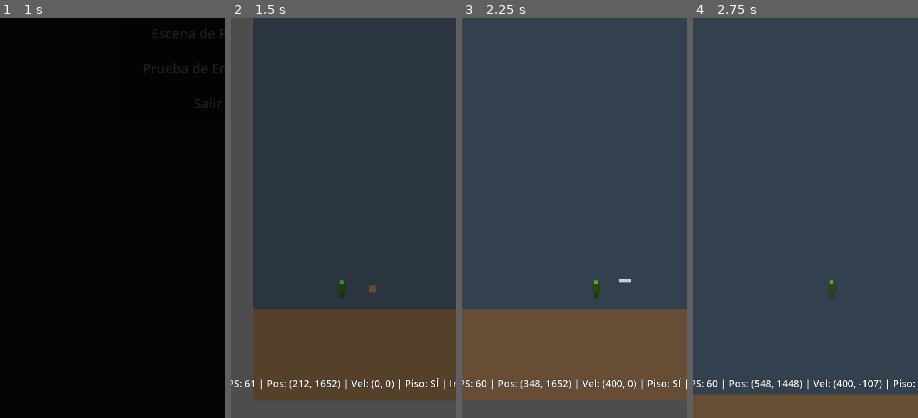
Above: before the commit, frames 1-4 (left to right).
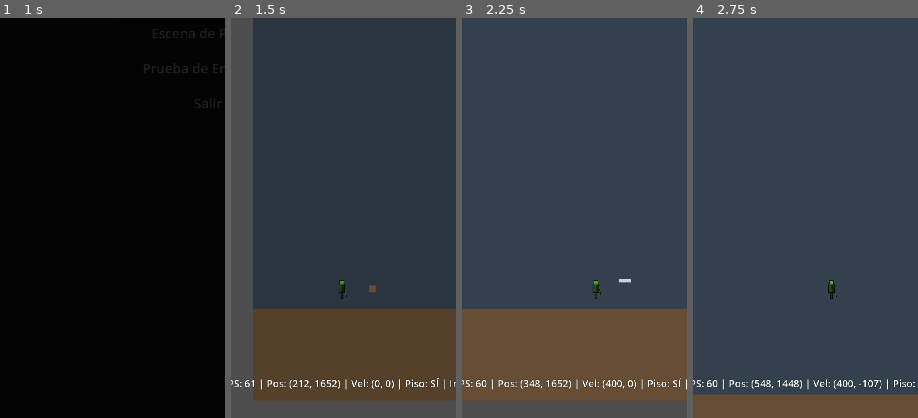
Above: after the commit, the same moments.

Repository: juanrafernandez/pilgrim
Game: Godot game, scene res://scenes/main/main_menu.tscn
Same seed, same stepped clock (60 frames per second), same inputs: the game is played once before the commit and once after it.
Inputs:
- Up to frame 1 (1 s): click "Nuevo Juego" at 0.5 s
- Up to frame 2 (1.5 s): tap Enter (ui_accept) at 1.25 s; hold Right (move_right) from 1.28 s (still down); tap S (attack) at 1.35 s
- Up to frame 3 (2.25 s): keep holding Right (move_right); tap A (jump) at 1.52 s; tap W (special) at 2.1 s
- Up to frame 4 (2.75 s): keep holding Right (move_right); tap A (jump) at 2.27 s
The pictures show only the part of the screen within x 4-54%, y 50-100%; the shares and areas given below are measured in that part.

Frame 1 is identical in both runs. In frame 2, less than 0.1% of the frame differs, in the area x 47-52%, y 65-71%; in frame 3, less than 0.1%; in frame 4, less than 0.1%, in the area x 60-64%, y 65-71%.

Commit message:
feat: integrate animated sprites into player and wolf entities
Replace static Sprite2D with AnimatedSprite2D for both player and wolf:

Player Changes:
- Convert player.tscn to use AnimatedSprite2D
- Add SpriteFrames resource with 2 animations:
  - "walk": 4 frames @ 8fps (pilgrim_walk_1-4)
  - "idle": 1 frame @ 5fps (pilgrim_walk_1)
- Update player.gd: Sprite2D -> AnimatedSprite2D
- Add animation control in state_walk.gd and state_idle.gd
  - Walk state plays "walk" animation on enter
  - Idle state plays "idle" animation on enter

Wolf Changes:
- Convert enemy_wolf.tscn to use AnimatedSprite2D
- Add SpriteFrames resource with 2 animations:
  - "walk": 4 frames @ 10fps (wolf_walk_1-4)
  - "idle": 1 frame @ 5fps (wolf_walk_1)
- Update enemy.gd: Sprite2D -> AnimatedSprite2D base class
- Auto-play "walk" animation (wolves always patrol/chase)

Result:
- Player now has smooth 4-frame walk cycle
- Wolves have animated gait when moving
- Both characters use professional pixel art sprites
- Animations loop continuously

Next steps:
- Add attack/jump/hurt animations
- Integrate improved backgrounds with parallax
- Replace ground/platform ColorRects with tilesets

Diff:
--- a/scenes/characters/player.tscn
+++ b/scenes/characters/player.tscn
@@ -11,7 +11,38 @@
 [ext_resource type="Script" path="res://scripts/player/states/state_hurt.gd" id="9_hurt"]
 [ext_resource type="Script" path="res://scripts/player/states/state_block.gd" id="10_block"]
 [ext_resource type="Script" path="res://scripts/player/states/state_crouch.gd" id="11_crouch"]
-[ext_resource type="Texture2D" path="res://assets/sprites/characters/player.png" id="12_sprite"]
+[ext_resource type="Texture2D" path="res://assets/sprites/characters/animations/pilgrim_walk_1.png" id="12_walk1"]
+[ext_resource type="Texture2D" path="res://assets/sprites/characters/animations/pilgrim_walk_2.png" id="13_walk2"]
+[ext_resource type="Texture2D" path="res://assets/sprites/characters/animations/pilgrim_walk_3.png" id="14_walk3"]
+[ext_resource type="Texture2D" path="res://assets/sprites/characters/animations/pilgrim_walk_4.png" id="15_walk4"]
+
+[sub_resource type="SpriteFrames" id="SpriteFrames_player"]
+animations = [{
+"frames": [{
+"duration": 1.0,
+"texture": ExtResource("12_walk1")
+}, {
+"duration": 1.0,
+"texture": ExtResource("13_walk2")
+}, {
+"duration": 1.0,
+"texture": ExtResource("14_walk3")
+}, {
+"duration": 1.0,
+"texture": ExtResource("15_walk4")
+}],
+"loop": true,
+"name": &"walk",
+"speed": 8.0
+}, {
+"frames": [{
+"duration": 1.0,
+"texture": ExtResource("12_walk1")
+}],
+"loop": true,
+"name": &"idle",
+"speed": 5.0
+}]
 
 [sub_resource type="RectangleShape2D" id="RectangleShape2D_player"]
 size = Vector2(64, 96)
@@ -21,9 +52,10 @@
 collision_mask = 2
 script = ExtResource("1_player")
 
-[node name="Sprite" type="Sprite2D" parent="."]
-texture = ExtResource("12_sprite")
-offset = Vector2(0, 0)
+[node name="Sprite" type="AnimatedSprite2D" parent="."]
+sprite_frames = SubResource("SpriteFrames_player")
+animation = &"idle"
+autoplay = "idle"
 
 [node name="CollisionShape2D" type="CollisionShape2D" parent="."]
 shape = SubResource("RectangleShape2D_player")
--- a/scenes/enemies/enemy_wolf.tscn
+++ b/scenes/enemies/enemy_wolf.tscn
@@ -1,7 +1,38 @@
-[gd_scene load_steps=4 format=3 uid="uid://wolf123456"]
+[gd_scene load_steps=8 format=3 uid="uid://wolf123456"]
 
 [ext_resource type="Script" path="res://scripts/enemies/enemy_wolf.gd" id="1_wolf"]
-[ext_resource type="Texture2D" path="res://assets/sprites/enemies/wolf.png" id="2_sprite"]
+[ext_resource type="Texture2D" path="res://assets/sprites/enemies/animations/wolf_walk_1.png" id="2_walk1"]
+[ext_resource type="Texture2D" path="res://assets/sprites/enemies/animations/wolf_walk_2.png" id="3_walk2"]
+[ext_resource type="Texture2D" path="res://assets/sprites/enemies/animations/wolf_walk_3.png" id="4_walk3"]
+[ext_resource type="Texture2D" path="res://assets/sprites/enemies/animations/wolf_walk_4.png" id="5_walk4"]
+
+[sub_resource type="SpriteFrames" id="SpriteFrames_wolf"]
+animations = [{
+"frames": [{
+"duration": 1.0,
+"texture": ExtResource("2_walk1")
+}],
+"loop": true,
+"name": &"idle",
+"speed": 5.0
+}, {
+"frames": [{
+"duration": 1.0,
+"texture": ExtResource("2_walk1")
+}, {
+"duration": 1.0,
+"texture": ExtResource("3_walk2")
+}, {
+"duration": 1.0,
+"texture": ExtResource("4_walk3")
+}, {
+"duration": 1.0,
+"texture": ExtResource("5_walk4")
+}],
+"loop": true,
+"name": &"walk",
+"speed": 10.0
+}]
 
 [sub_resource type="RectangleShape2D" id="RectangleShape2D_wolf"]
 size = Vector2(70, 50)
@@ -14,9 +45,10 @@
 collision_mask = 3
 script = ExtResource("1_wolf")
 
-[node name="Sprite" type="Sprite2D" parent="."]
-texture = ExtResource("2_sprite")
-offset = Vector2(0, 0)
+[node name="Sprite" type="AnimatedSprite2D" parent="."]
+sprite_frames = SubResource("SpriteFrames_wolf")
+animation = &"walk"
+autoplay = "walk"
 
 [node name="CollisionShape2D" type="CollisionShape2D" parent="."]
 shape = SubResource("RectangleShape2D_wolf")
--- a/scripts/enemies/enemy.gd
+++ b/scripts/enemies/enemy.gd
@@ -59,7 +59,7 @@
 var attack_timer: float = 0.0
 
 # Nodes (to be set by child classes or scene)
-@onready var sprite: Sprite2D = $Sprite if has_node("Sprite") else null
+@onready var sprite: AnimatedSprite2D = $Sprite if has_node("Sprite") else null
 @onready var collision_shape: CollisionShape2D = $CollisionShape2D
 @onready var detection_area: Area2D = $DetectionArea if has_node("DetectionArea") else null
 
--- a/scripts/player/player.gd
+++ b/scripts/player/player.gd
@@ -55,7 +55,7 @@
 var projectile_cooldown_timer: float = 0.0
 
 # References
-@onready var sprite: Sprite2D = $Sprite
+@onready var sprite: AnimatedSprite2D = $Sprite
 @onready var collision_shape: CollisionShape2D = $CollisionShape2D
 @onready var state_machine: PlayerStateMachine = $StateMachine
 
--- a/scripts/player/states/state_idle.gd
+++ b/scripts/player/states/state_idle.gd
@@ -6,6 +6,9 @@
 
 func _state_enter() -> void:
 	player.velocity.x = 0
+	# Play idle animation
+	if player.sprite:
+		player.sprite.play("idle")
 
 
 func _state_physics_update(delta: float) -> void:
--- a/scripts/player/states/state_walk.gd
+++ b/scripts/player/states/state_walk.gd
@@ -2,6 +2,12 @@
 
 ## Walk State
 ## Player is moving horizontally on the ground
+
+
+func _state_enter() -> void:
+	# Play walk animation
+	if player.sprite:
+		player.sprite.play("walk")
 
 
 func _state_physics_update(delta: float) -> void:
Not shown: 1 places in scenes/characters/player.tscn that only renumber resources
